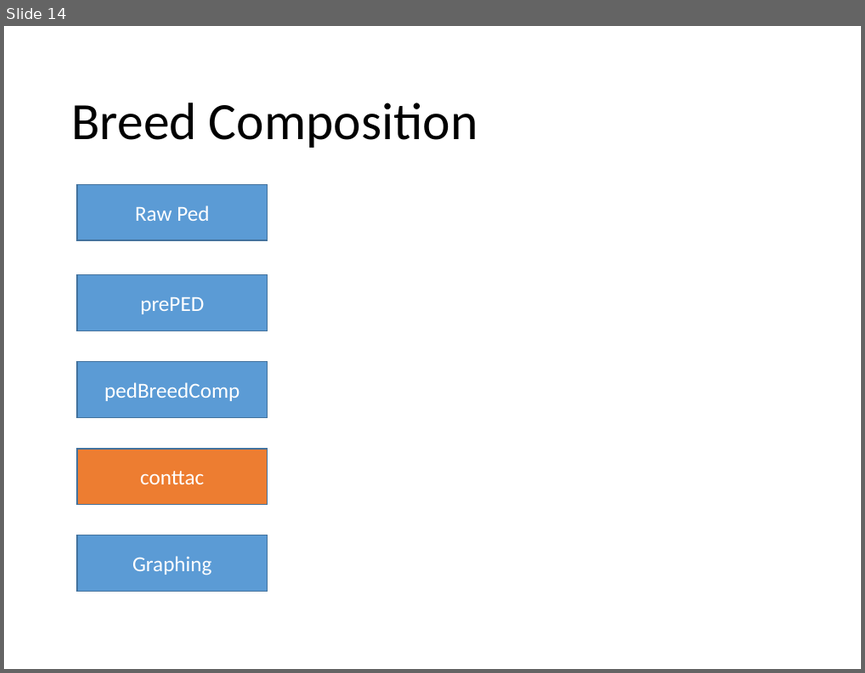
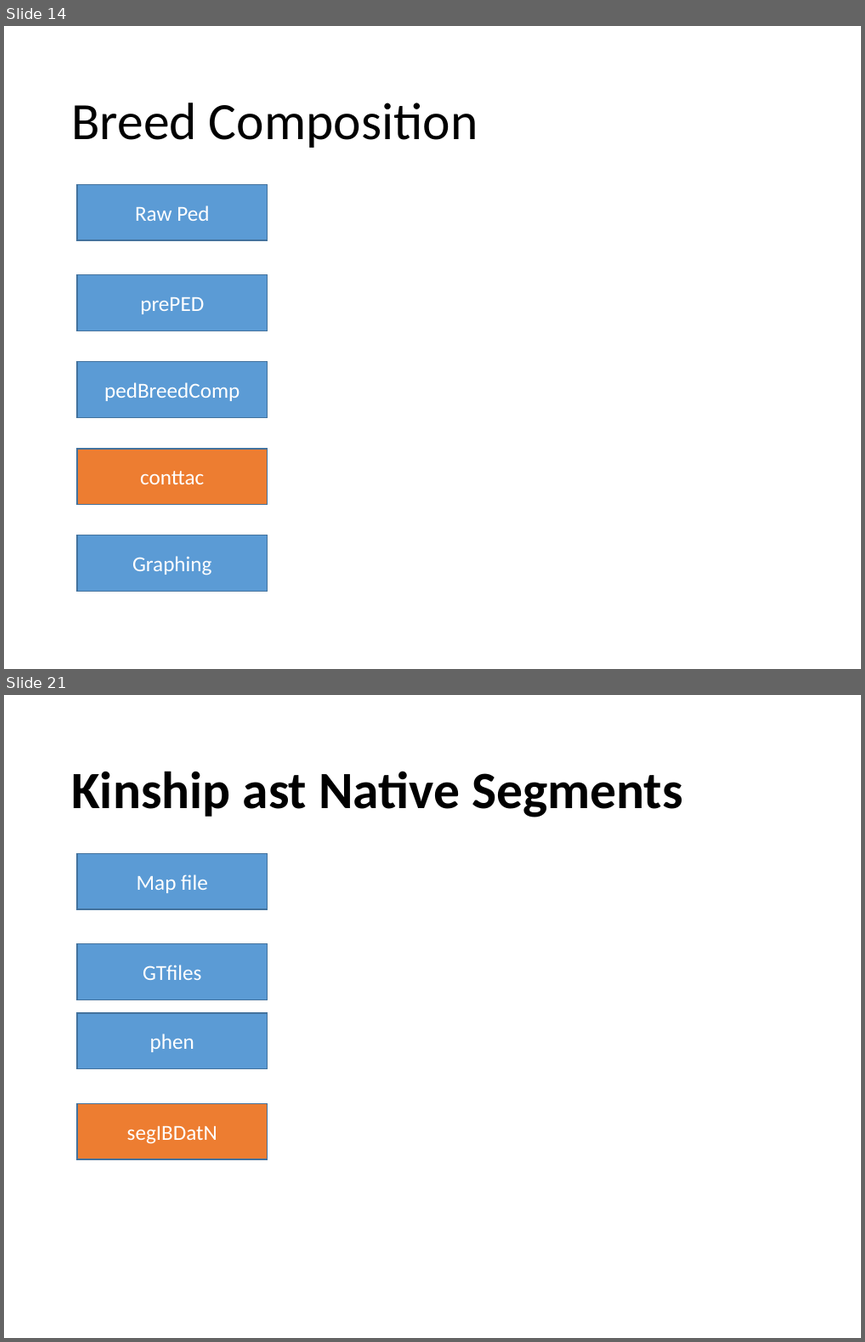
Before and after one commit to mahboob82/optiSelTool, a slide deck: docs/OCS.pptx. Shown one above the other, each under a label of ours: slide 14 before the commit, slides 14 and 21 after it; the slides between them are not shown. The pictures are 865x673 and 865x1342 pixels, drawn with LibreOffice and Linux fonts; fonts in the diff are those of the drawing. Boxes give left, top, right and bottom in pixels: in the first picture for what was removed or moved away, otherwise in the second. Text is boxed around its words. In the diff, an @@ line names an element or a change of style, - is before the commit and + after.

```diff
--- a/docs/OCS.pptx
+++ b/docs/OCS.pptx
@@ slide 21 added at bbox=[4, 695, 861, 1338], background #FFFFFF @@
@@ title added at bbox=[71, 771, 683, 817], 44 pt, text #000000, bold @@
+Kinship ast Native Segments
@@ rectangle added at bbox=[77, 853, 267, 909], fill #5B9BD5, outline #43739E 1 pt, 18 pt, text #FFFFFF @@
+Map file
@@ rectangle added at bbox=[77, 943, 267, 999], fill #5B9BD5, outline #43739E 1 pt, 18 pt, text #FFFFFF @@
+GTfiles
@@ rectangle added at bbox=[77, 1013, 267, 1068], fill #5B9BD5, outline #43739E 1 pt, 18 pt, text #FFFFFF @@
+phen
@@ rectangle added at bbox=[77, 1104, 267, 1159], fill #ED7D31, outline #43739E 1 pt, 18 pt, text #FFFFFF @@
+segIBDatN
```
Also in this commit, not shown: 19 other slides added, 1 other file.
